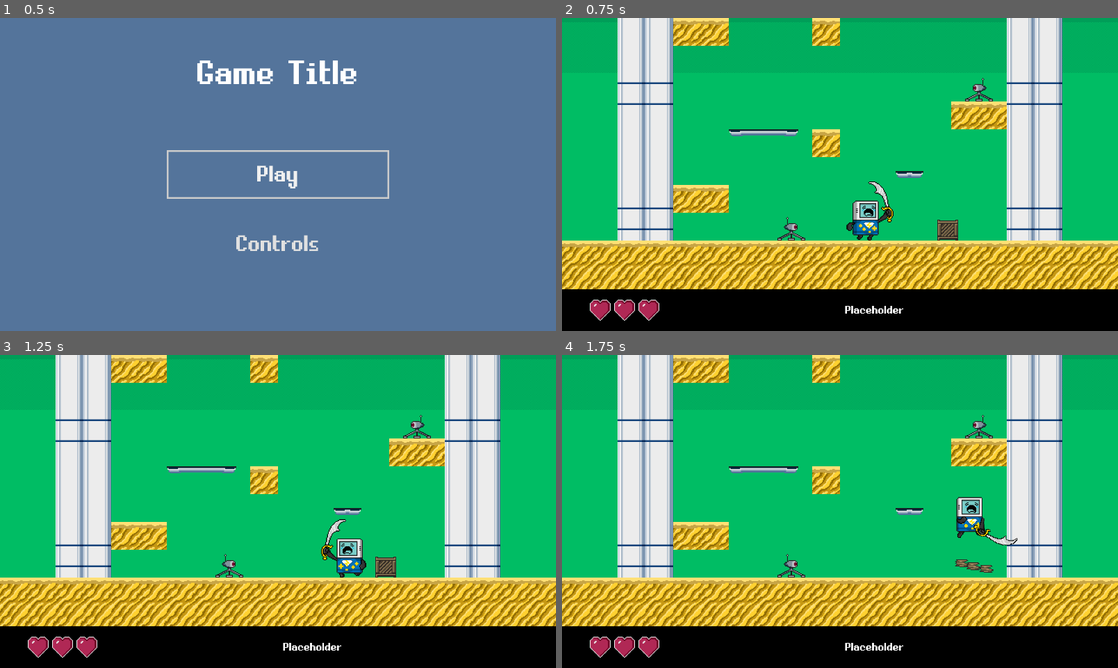
Above: before the commit, frames 1-4 (two rows, left to right).
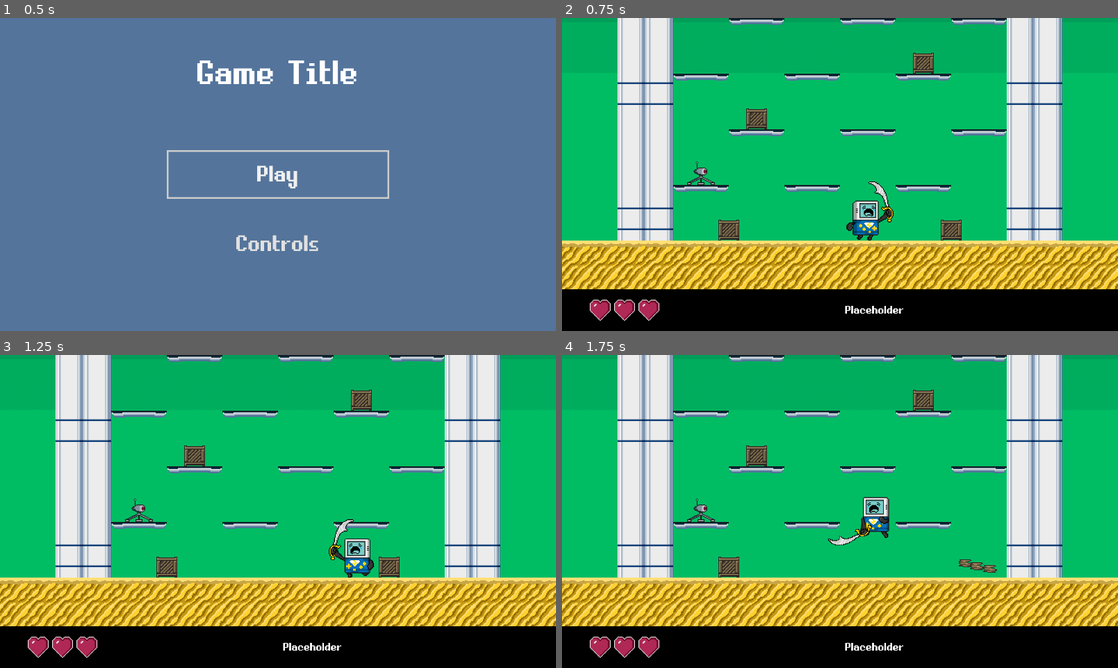
Above: after the commit, the same moments.

Repository: svntax/MetaBoyJam-2022
Game: Godot game, scene res://TitleScreen.tscn
Same seed, same stepped clock (60 frames per second), same inputs: the game is played once before the commit and once after it.
Inputs:
- Up to frame 1 (0.5 s): no input
- Up to frame 2 (0.75 s): click "Play" at 0.5 s
- Up to frame 3 (1.25 s): no input
- Up to frame 4 (1.75 s): hold Right (move_right) from 1.28 s (still down); tap X (action) at 1.35 s; tap Z (jump) at 1.52 s

Frame 1 is identical in both runs. In frame 2, 7.0% of the frame differs, in the area x 20-80%, y 0-72%; in frame 3, 7.8%; in frame 4, 8.4%, in the area x 20-82%, y 0-72%.

Commit message:
Set up procedural room generation.

Diff:
--- a/BreakableObjects/Crate.gd
+++ b/BreakableObjects/Crate.gd
@@ -30,6 +30,6 @@
 #	else:
 #		debris = CratePieceD.instance()
 	debris.global_position = global_position
-	get_parent().add_child(debris)
+	get_tree().get_root().get_node("Gameplay").add_child(debris)
 
 	return debris
--- a/Enemies/RobotGround/RobotGround.gd
+++ b/Enemies/RobotGround/RobotGround.gd
@@ -38,7 +38,7 @@
 	var laser = LaserShot.instance()
 	laser.source_shooter = self # To prevent the laser from hitting this robot
 	laser.global_position = projectile_spawn.global_position
-	get_parent().add_child(laser)
+	get_tree().get_root().get_node("Gameplay").add_child(laser)
 	laser.set_direction(direction)
 
 func _on_TelegraphTimer_timeout():
--- a/Gameplay.tscn
+++ b/Gameplay.tscn
@@ -1,7 +1,6 @@
 [gd_scene load_steps=19 format=2]
 
 [ext_resource path="res://MetaBoy/MetaBoy.tscn" type="PackedScene" id=1]
-[ext_resource path="res://Enemies/RobotGround/RobotGround.tscn" type="PackedScene" id=2]
 [ext_resource path="res://TowerArea/TowerTileset.tres" type="TileSet" id=3]
 [ext_resource path="res://TowerArea/sky.png" type="Texture" id=4]
 [ext_resource path="res://TowerArea/SpaceBackground.gd" type="Script" id=5]
@@ -14,6 +13,7 @@
 [ext_resource path="res://TowerArea/PlatformsTileset.tres" type="TileSet" id=12]
 [ext_resource path="res://UI/MainUITheme.tres" type="Theme" id=13]
 [ext_resource path="res://UI/GameOverMenu.tscn" type="PackedScene" id=14]
+[ext_resource path="res://TowerArea/RoomSpawnerSystem.gd" type="Script" id=15]
 
 [sub_resource type="RectangleShape2D" id=8]
 extents = Vector2( 192, 10 )
@@ -73,7 +73,7 @@
 tile_set = ExtResource( 3 )
 cell_size = Vector2( 32, 32 )
 format = 1
-tile_data = PoolIntArray( 4, 0, 0, 5, 0, 0, 9, 0, 0, 196622, 0, 0, 196623, 0, 0, 262153, 0, 0, 393220, 0, 0, 393221, 0, 0, 524288, 0, 0, 524289, 0, 0, 524290, 0, 0 …(800 unchanged characters)…
+tile_data = PoolIntArray( 524288, 0, 0, 524289, 0, 0, 524290, 0, 0 …(800 unchanged characters)…
 __meta__ = {
 "_edit_lock_": true
 }
@@ -84,7 +84,6 @@
 cell_quadrant_size = 8
 cell_custom_transform = Transform2D( 32, 0, 0, 32, 0, 0 )
 format = 1
-tile_data = PoolIntArray( 524300, 0, 0, 524301, 1, 0, 524302, 1, 0, 524303, 1, 0, 524304, 2, 0, 720920, 0, 0, 720921, 2, 0 )
 __meta__ = {
 "_edit_lock_": true
 }
@@ -153,19 +152,21 @@
 }
 
 [node name="Crate" parent="Crates" instance=ExtResource( 6 )]
-position = Vector2( 444, 244 )
+position = Vector2( 448, 244 )
+
+[node name="Crate2" parent="Crates" instance=ExtResource( 6 )]
+position = Vector2( 192, 244 )
 
 [node name="Enemies" type="Node2D" parent="."]
 __meta__ = {
 "_edit_lock_": true
 }
 
-[node name="RobotGround" parent="Enemies" instance=ExtResource( 2 )]
-position = Vector2( 264, 240 )
-
-[node name="RobotGround2" parent="Enemies" instance=ExtResource( 2 )]
-position = Vector2( 480, 80 )
-facing_left = true
+[node name="RoomSpawnerSystem" type="Node2D" parent="."]
+script = ExtResource( 15 )
+__meta__ = {
+"_edit_lock_": true
+}
 
 [node name="MetaBoy" parent="." instance=ExtResource( 1 )]
 position = Vector2( 321, 232 )
@@ -210,13 +211,14 @@
 margin_bottom = 32.0
 text = "Placeholder"
 
-[node name="GameOverMenu" parent="UILayer" instance=ExtResource( 14 )]
+[node name="CenterContainer" type="CenterContainer" parent="UILayer"]
+margin_right = 640.0
+margin_bottom = 312.0
+mouse_filter = 2
+
+[node name="GameOverMenu" parent="UILayer/CenterContainer" instance=ExtResource( 14 )]
 unique_name_in_owner = true
-anchor_left = 0.5
-anchor_top = 0.5
-anchor_right = 0.5
-anchor_bottom = 0.5
-margin_left = -64.0
-margin_top = -60.0
-margin_right = 64.0
-margin_bottom = 60.0
+margin_left = 256.0
+margin_top = 96.0
+margin_right = 384.0
+margin_bottom = 216.0
--- /dev/null
+++ b/TowerArea/RoomSpawnerSystem.gd
@@ -0,0 +1,25 @@
+extends Node2D
+
+const RoomsList = [
+	preload("res://TowerArea/Rooms/Room00.tscn"),
+	preload("res://TowerArea/Rooms/Room01.tscn")
+]
+
+export (int) var number_of_rooms = 10
+
+# Rooms are 640 x 256 sections
+onready var room_width = 640
+onready var room_height = 256
+onready var current_pos = Vector2(global_position.x, global_position.y)
+
+func _ready():
+	for i in range(number_of_rooms):
+		spawn_room()
+
+func spawn_room() -> void:
+	var choice = randi() % RoomsList.size()
+	var room_scene = RoomsList[choice]
+	var new_room = room_scene.instance()
+	add_child(new_room)
+	new_room.global_position = current_pos
+	current_pos.y -= room_height
--- /dev/null
+++ b/TowerArea/Rooms/Room00.tscn
@@ -0,0 +1,19 @@
+[gd_scene load_steps=4 format=2]
+
+[ext_resource path="res://BreakableObjects/Crate.tscn" type="PackedScene" id=1]
+[ext_resource path="res://Enemies/RobotGround/RobotGround.tscn" type="PackedScene" id=2]
+[ext_resource path="res://TowerArea/Rooms/RoomBase.tscn" type="PackedScene" id=3]
+
+[node name="Room00" instance=ExtResource( 3 )]
+
+[node name="PlatformsTileMap" parent="." index="2"]
+tile_data = PoolIntArray( 12, 0, 0, 13, 1, 0, 14, 1, 0, 15, 2, 0, 20, 0, 0, 21, 1, 0, 22, 1, 0, 23, 2, 0, 28, 0, 0, 29, 1, 0, 30, 1, 0, 31, 2, 0, 262152, 0, 0, 262153, 1, 0, 262154, 1, 0, 262155, 2, 0, 262160, 0, 0, 262161, 1, 0, 262162, 1, 0, 262163, 2, 0, 262168, 0, 0, 262169, 1, 0, 262170, 1, 0, 262171, 2, 0, 524300, 0, 0, 524301, 1, 0, 524302, 1, 0, 524303, 2, 0, 524308, 0, 0, 524309, 1, 0, 524310, 1, 0, 524311, 2, 0, 524316, 0, 0, 524317, 1, 0, 524318, 1, 0, 524319, 2, 0, 786440, 0, 0, 786441, 1, 0, 786442, 1, 0, 786443, 2, 0, 786448, 0, 0, 786449, 1, 0, 786450, 1, 0, 786451, 2, 0, 786456, 0, 0, 786457, 1, 0, 786458, 1, 0, 786459, 2, 0 )
+
+[node name="Crate" parent="Crates" index="0" instance=ExtResource( 1 )]
+position = Vector2( 224, 116 )
+
+[node name="Crate2" parent="Crates" index="1" instance=ExtResource( 1 )]
+position = Vector2( 416, 52 )
+
+[node name="RobotGround" parent="Enemies" index="0" instance=ExtResource( 2 )]
+position = Vector2( 160, 176 )
--- /dev/null
+++ b/TowerArea/Rooms/Room01.tscn
@@ -0,0 +1,23 @@
+[gd_scene load_steps=4 format=2]
+
+[ext_resource path="res://TowerArea/Rooms/RoomBase.tscn" type="PackedScene" id=1]
+[ext_resource path="res://BreakableObjects/Crate.tscn" type="PackedScene" id=3]
+[ext_resource path="res://Enemies/RobotGround/RobotGround.tscn" type="PackedScene" id=4]
+
+[node name="Room01" instance=ExtResource( 1 )]
+
+[node name="PlatformsTileMap" parent="." index="2"]
+tile_data = PoolIntArray( 10, 0, 0, 11, 1, 0, 12, 1, 0, 13, 1, 0, 14, 1, 0, 15, 1, 0, 16, 1, 0, 17, 1, 0, 18, 1, 0, 19, 1, 0, 20, 1, 0, 21, 1, 0, 22, 1, 0, 23, 1, 0, 24, 1, 0, 25, 1, 0, 26, 1, 0, 27, 1, 0, 28, 1, 0, 29, 2, 0, 262160, 0, 0, 262161, 1, 0, 262162, 1, 0, 262163, 1, 0, 262164, 1, 0, 262165, 1, 0, 262166, 1, 0, 262167, 2, 0, 262172, 0, 0, 262173, 1, 0, 262174, 1, 0, 262175, 2, 0, 524296, 0, 0, 524297, 1, 0, 524298, 1, 0, 524299, 2, 0, 524304, 0, 0, 524305, 1, 0, 524306, 1, 0, 524307, 1, 0, 524308, 1, 0, 524309, 1, 0, 524310, 1, 0, 524311, 2, 0, 786444, 0, 0, 786445, 1, 0, 786446, 1, 0, 786447, 1, 0, 786448, 1, 0, 786449, 1, 0, 786450, 1, 0, 786451, 1, 0, 786452, 1, 0, 786453, 1, 0, 786454, 1, 0, 786455, 1, 0, 786456, 1, 0, 786457, 1, 0, 786458, 1, 0, 786459, 2, 0 )
+
+[node name="Crate" parent="Crates" index="0" instance=ExtResource( 3 )]
+position = Vector2( 216, 180 )
+
+[node name="Crate2" parent="Crates" index="1" instance=ExtResource( 3 )]
+position = Vector2( 424, 180 )
+
+[node name="RobotGround" parent="Enemies" index="0" instance=ExtResource( 4 )]
+position = Vector2( 160, 112 )
+
+[node name="RobotGround2" parent="Enemies" index="1" instance=ExtResource( 4 )]
+position = Vector2( 480, 48 )
+facing_left = true
--- /dev/null
+++ b/TowerArea/Rooms/RoomBase.gd
@@ -0,0 +1,6 @@
+extends Node2D
+
+onready var placeholders = $Placeholders
+
+func _ready():
+	placeholders.queue_free()
--- /dev/null
+++ b/TowerArea/Rooms/RoomBase.tscn
@@ -0,0 +1,48 @@
+[gd_scene load_steps=4 format=2]
+
+[ext_resource path="res://TowerArea/PlatformsTileset.tres" type="TileSet" id=1]
+[ext_resource path="res://TowerArea/TowerTileset.tres" type="TileSet" id=2]
+[ext_resource path="res://TowerArea/Rooms/RoomBase.gd" type="Script" id=3]
+
+[node name="RoomBase" type="Node2D"]
+script = ExtResource( 3 )
+
+[node name="Placeholders" type="Node" parent="."]
+
+[node name="ColorRect" type="ColorRect" parent="Placeholders"]
+margin_left = 64.0
+margin_right = 128.0
+margin_bottom = 256.0
+
+[node name="ColorRect2" type="ColorRect" parent="Placeholders"]
+margin_left = 512.0
+margin_right = 576.0
+margin_bottom = 256.0
+
+[node name="TileMap" type="TileMap" parent="."]
+tile_set = ExtResource( 2 )
+cell_size = Vector2( 32, 32 )
+format = 1
+__meta__ = {
+"_edit_lock_": true
+}
+
+[node name="PlatformsTileMap" type="TileMap" parent="."]
+tile_set = ExtResource( 1 )
+cell_size = Vector2( 16, 16 )
+cell_quadrant_size = 8
+cell_custom_transform = Transform2D( 32, 0, 0, 32, 0, 0 )
+format = 1
+__meta__ = {
+"_edit_lock_": true
+}
+
+[node name="Crates" type="Node2D" parent="."]
+__meta__ = {
+"_edit_lock_": true
+}
+
+[node name="Enemies" type="Node2D" parent="."]
+__meta__ = {
+"_edit_lock_": true
+}
--- a/UI/GameOverMenu.tscn
+++ b/UI/GameOverMenu.tscn
@@ -110,6 +110,7 @@
 [node name="GameOverMenu" type="NinePatchRect"]
 margin_right = 128.0
 margin_bottom = 120.0
+rect_min_size = Vector2( 128, 120 )
 theme = ExtResource( 2 )
 texture = ExtResource( 1 )
 patch_margin_left = 8
